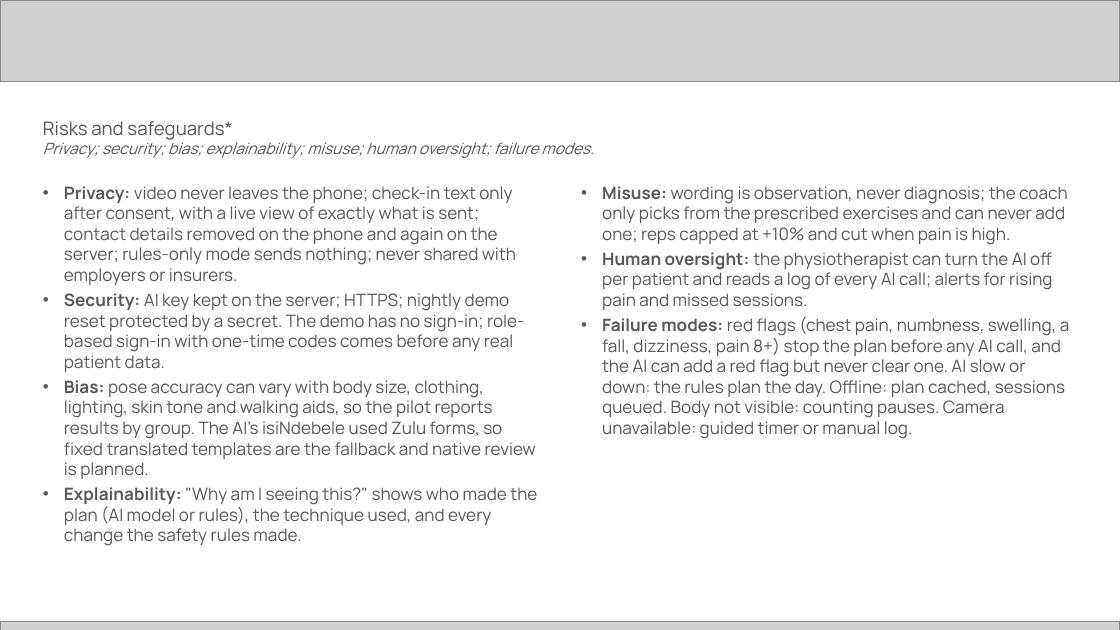
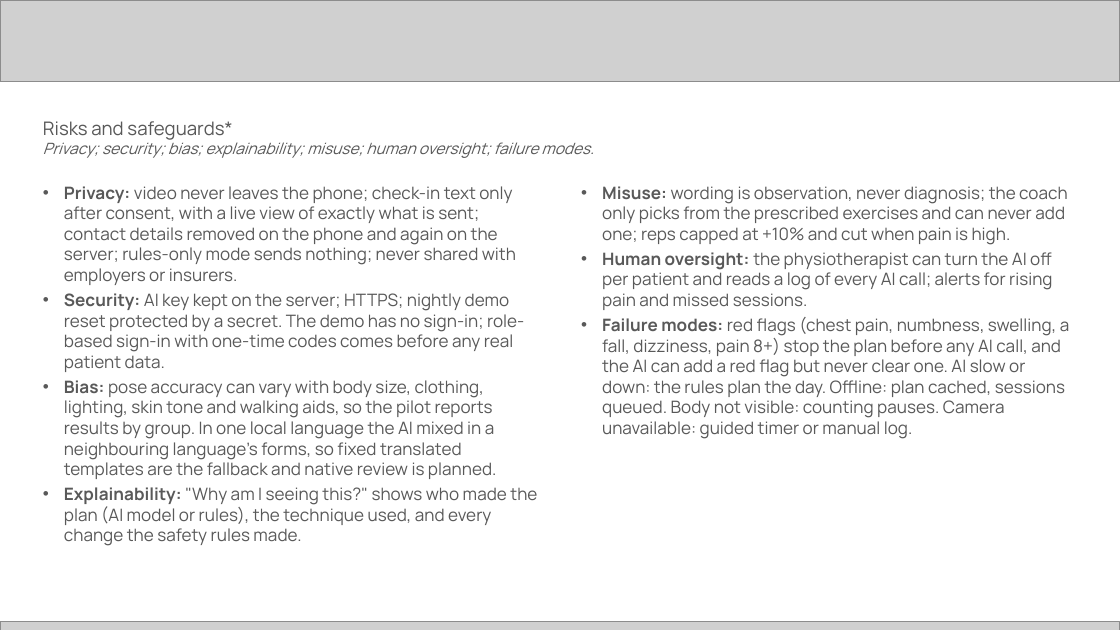
Before and after one commit to harrymakoni-netizen/Recover-Lens-, a slide deck: slide 9 of docs/hack2skill/RecoverLens-Future-Health-submission.pptx. Drawn at 1120x630 pixels with LibreOffice and Linux fonts; fonts in the diff are those of the drawing; grey boxes stand for pictures. Boxes give left, top, right and bottom in pixels: in the first picture for what was removed or moved away, otherwise in the second. Text is boxed around its words. In the diff, an @@ line names an element or a change of style, - is before the commit and + after.

```diff
--- a/docs/hack2skill/RecoverLens-Future-Health-submission.pptx
+++ b/docs/hack2skill/RecoverLens-Future-Health-submission.pptx
@@ text at <box>64,380,497,479</box>: text changed @@
-• Bias: pose accuracy can vary with body size, clothing, lighting, skin tone and walking aids, so the pilot reports results by group. The AI's isiNdebele used Zulu forms, so fixed translated templates are the fallback and native review is planned.
+• Bias: pose accuracy can vary with body size, clothing, lighting, skin tone and walking aids, so the pilot reports results by group. In one local language the AI mixed in a neighbouring language's forms, so fixed translated templates are the fallback and native review is planned.
```
Also in this commit, not shown: 10 other slides changed, 2 other files.
